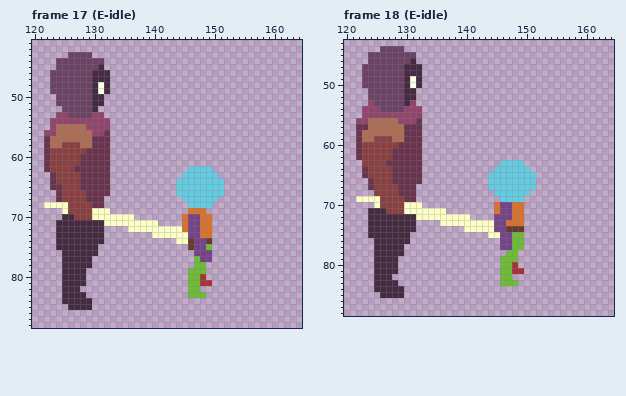
Edited in one commit: pixel-art file (Assets/Aseprite/IronWeapon.aseprite). This is how it looked before the edit.
128x128 pixels, 58 frames. Shown: frame 17 (E-idle): x 120..164, y 41..88; frame 18 (E-idle): x 120..164, y 43..88. The old version is drawn lined up with the new one, on the new canvas. The commit also changed other frames, which this record leaves out.
After the commit:
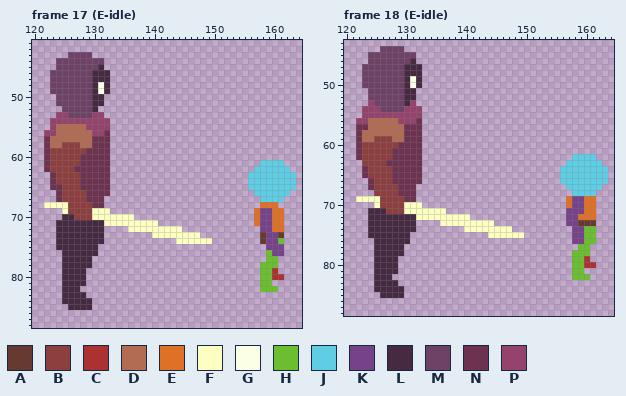
Palette (. is transparent): A #663931  B #8d3f3f  C #ac3232  D #b26c53  E #df7126  F #fdffc2  G #fbffe5  H #6abe30  J #5fcde4  K #76428a  L #462a42  M #6e4267  N #6c324f  P #94446c
The exact change:
canvas 128x128 -> 256x128, the old top-left corner now at 64,0
Frame 17 (E-idle):
y 61: x 158..161 .... -> JJJJ
y 62: x 146..149 JJJJ -> ....; x 157..162 ...... -> JJJJJJ
y 63: x 145..150 JJJJJJ -> ......; x 156..163 ........ -> JJJJJJJJ
y 64..65: x 144..151 JJJJJJJJ -> ........; x 156..163 ........ -> JJJJJJJJ
y 66: x 144..151 JJJJJJJJ -> ........; x 157..162 ...... -> JJJJJJ
y 67: x 145..150 JJJJJJ -> ......; x 158..161 .... -> JJJJ
y 68: x 146..149 JJJJ -> ....; x 158..160 ... -> EEE
y 69: x 146..148 EEE -> ...; x 157..161 ..... -> EKKEE
y 70..71: x 145..149 EKKEE -> .....; x 157..161 ..... -> EKKEE
y 72: x 145..149 EKKEE -> .....; x 158..161 .... -> KKEE
y 73: x 146..149 KKEE -> FF..; x 158..161 .... -> AKKA
y 74: x 146..149 AKKA -> FFFF; x 158..161 .... -> AKKH
y 75: x 146..149 AKKH -> ....; x 159..161 ... -> KKK
y 76: x 147..149 KKK -> ...; x 159..161 ... -> HKK
y 77: x 147..149 HKK -> ...; x 159..160 .. -> HH
y 78: x 147..148 HH -> ..; x 158..160 ... -> HHH
y 79: x 146..148 HHH -> ...; x 158..160 ... -> HHC
y 80: x 146..148 HHC -> ...; x 158..161 .... -> HHCC
y 81: x 146..149 HHCC -> ....; x 158..159 .. -> HH
y 82: x 146..147 HH -> ..; x 158..160 ... -> HHH
y 83: x 146..148 HHH -> ...
Frame 18 (E-idle):
y 62: x 158..161 .... -> JJJJ
y 63: x 146..149 JJJJ -> ....; x 157..162 ...... -> JJJJJJ
y 64: x 145..150 JJJJJJ -> ......; x 156..163 ........ -> JJJJJJJJ
y 65..66: x 144..151 JJJJJJJJ -> ........; x 156..163 ........ -> JJJJJJJJ
y 67: x 144..151 JJJJJJJJ -> ........; x 157..162 ...... -> JJJJJJ
y 68: x 145..150 JJJJJJ -> ......; x 158..161 .... -> JJJJ
y 69: x 146..149 JJJJ -> ....; x 157..161 ..... -> EKKEE
y 70: x 145..149 EKKEE -> .....; x 157..161 ..... -> EKKEE
y 71: x 145..149 EKKEE -> .....; x 157..161 ..... -> KKKEE
y 72: x 145..149 KKKEE -> .....; x 157..161 ..... -> KKEEE
y 73: x 145..149 KKEEE -> .....; x 157..161 ..... -> KKAAA
y 74: x 145..149 KKAAA -> FFF..; x 158..161 .... -> KKHH
y 75: x 146..149 KKHH -> FFFF; x 158..161 .... -> KKHH
y 76: x 146..149 KKHH -> ....; x 158..161 .... -> KKHH
y 77: x 146..149 KKHH -> ....; x 159..160 .. -> HH
y 78: x 147..148 HH -> ..; x 158..160 ... -> HHH
y 79: x 146..148 HHH -> ...; x 158..160 ... -> HHC
y 80: x 146..148 HHC -> ...; x 158..161 .... -> HHCC
y 81: x 146..149 HHCC -> ....; x 158..159 .. -> HH
y 82: x 146..147 HH -> ..; x 158..160 ... -> HHH
y 83: x 146..148 HHH -> ...
Where, in picture pixels (left, top, right, bottom), the same in both pictures:
added: (248, 160, 296, 292)
changed: (176, 166, 224, 298)
added: (560, 154, 608, 280)
changed: (488, 160, 536, 286)
